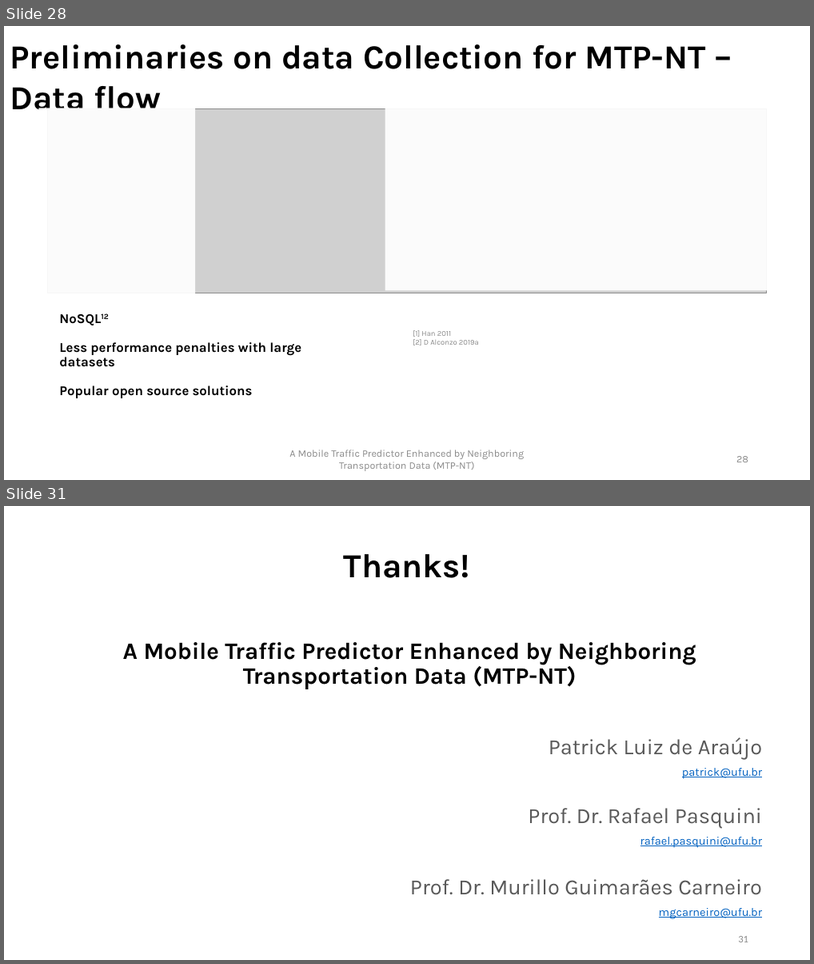
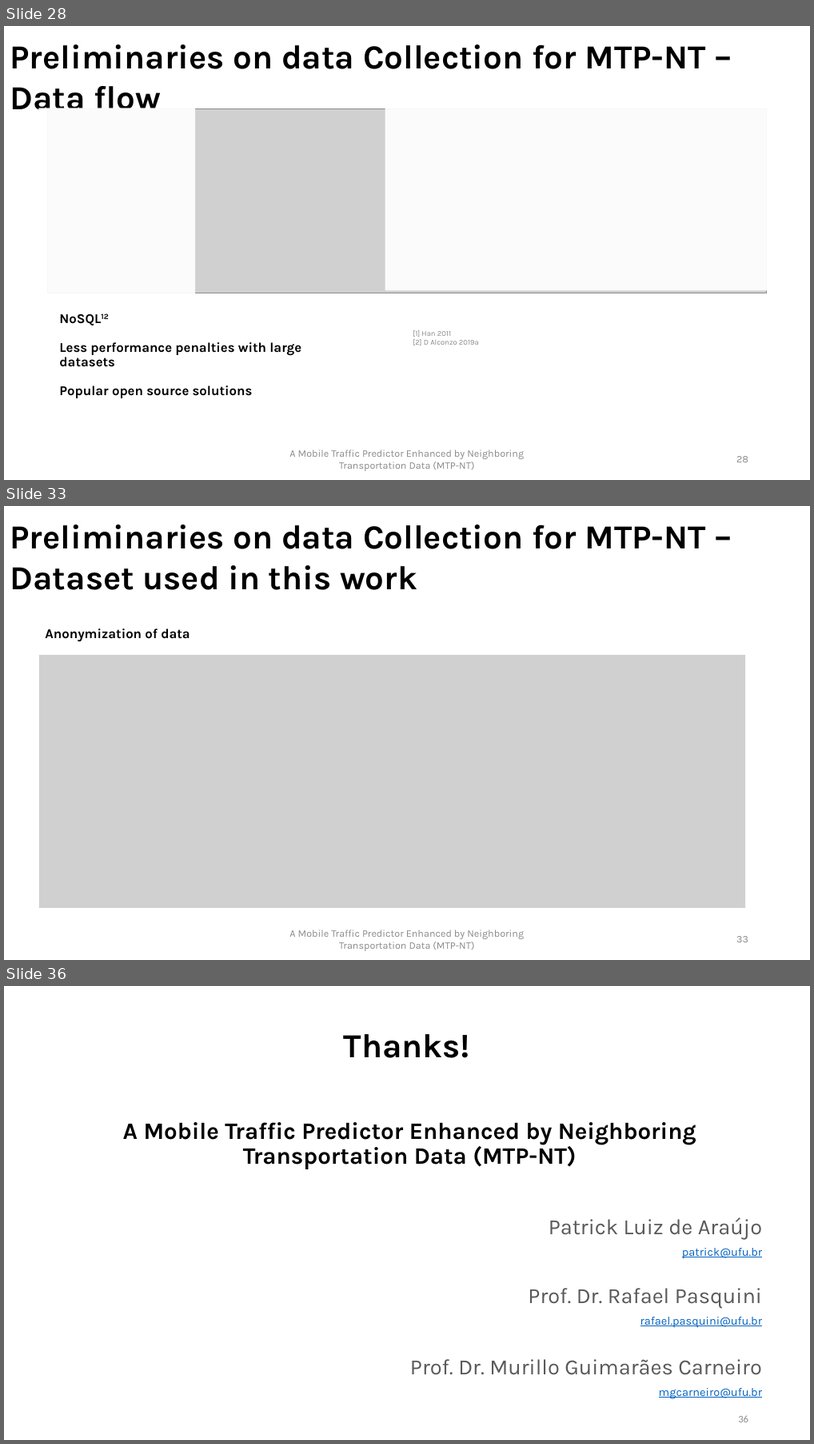
Before and after one commit to PatrickLdA/milan-telecom-analysis, a slide deck: defesa.pptx. Shown one above the other, each under a label of ours: slides 28 and 31 before the commit, slides 28, 33 and 36 after it; the slides between them are not shown. The pictures are 814x964 and 814x1444 pixels, drawn with LibreOffice and Linux fonts; fonts in the diff are those of the drawing; grey boxes stand for pictures. Boxes give left, top, right and bottom in pixels: in the first picture for what was removed or moved away, otherwise in the second. Text is boxed around its words. In the diff, an @@ line names an element or a change of style, - is before the commit and + after.

```diff
--- a/defesa.pptx
+++ b/defesa.pptx
@@ slide 33 added at (4,506,810,960), background #FFFFFF @@
@@ text added at (10,524,706,590), 40 pt, text #000000, bold @@
+Preliminaries on data Collection for MTP-NT – Dataset used in this work
@@ title added at (45,628,190,642), 16 pt, text #000000, bold @@
+Anonymization of data
@@ picture added at (39,655,746,908) @@
@@ text added at (290,929,524,951), 12 pt, text #8C8C8C @@
+A Mobile Traffic Predictor Enhanced by Neighboring Transportation Data (MTP-NT)
@@ page number added at (737,936,749,942), 12 pt, text #8C8C8C @@
+33
@@ what was slide 31 is now slide 36 @@
@@ page number at (738,1415,749,1422): text changed @@
-31
+36
```
Also in this commit, not shown: 3 slides changed, 4 other slides added.
